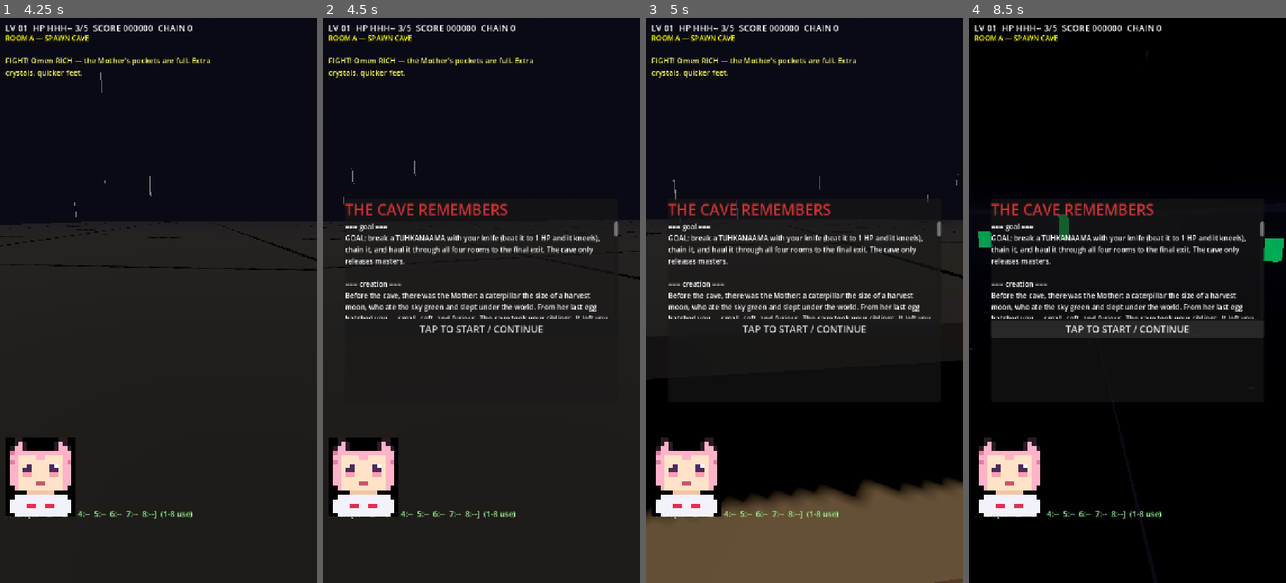
Above: before the commit, frames 1-4 (left to right).
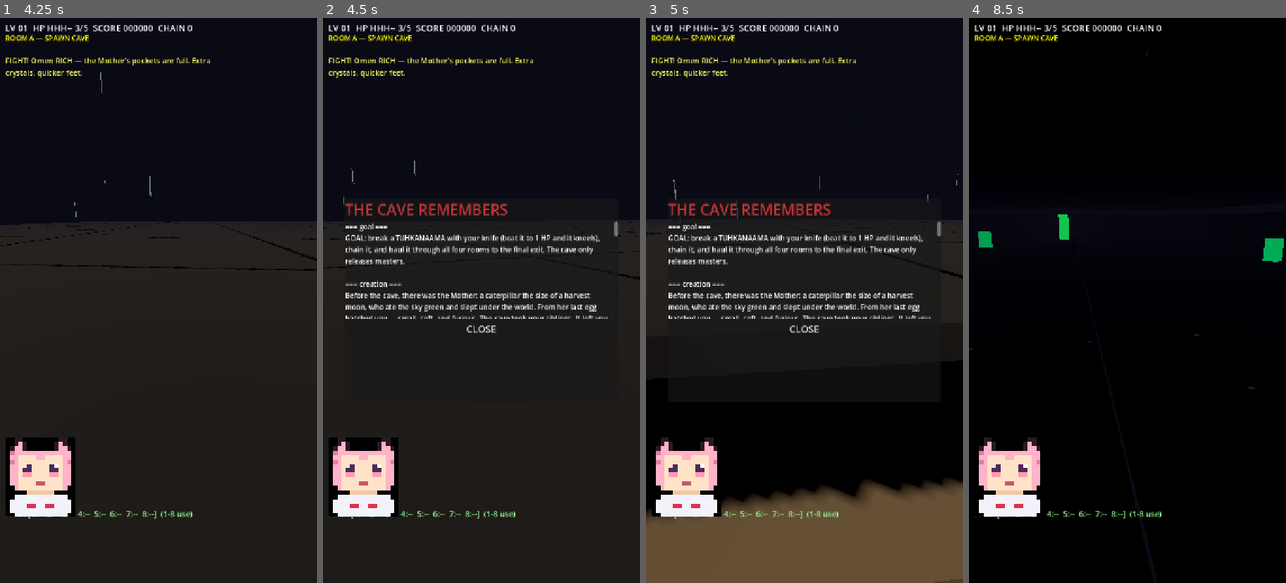
Above: after the commit, the same moments.

Repository: taistelupelto-rgb/tuomon-oma-videopeli
Game: Godot game, scene res://main.tscn
Same seed, same stepped clock (60 frames per second), same inputs: the game is played once before the commit and once after it.
Inputs (mouse positions are in pixels of both pictures, inside the frame that each line leads up to):
- Up to frame 1 (4.25 s): click "TAP TO START / CONTINUE" at 0.5 s; tap Enter at 1.25, 1.35 s; move the mouse to (228, 272) at 1.27 s; hold Right 1.28-2 s; click (228, 272) at 1.42 s; tap Space at 1.52 s; drag from (95, 328) to (142, 413) at 2.02 s; move the mouse to (190, 176) at 2.77 s; hold Right 2.78-3.5 s; tap R at 2.85 s; drag from (142, 413) to (63, 215) at 3.52 s
- Up to frame 2 (4.5 s): move the mouse to (576, 385) at 4.27 s; hold Left from 4.28 s (still down); tap C at 4.35 s
- Up to frame 3 (5 s): keep holding Left; tap Space at 4.52 s
- Up to frame 4 (8.5 s): release Left at 5 s; click "TAP TO START / CONTINUE" (after the commit: "CLOSE") at 5 s; click (1127, 328) at 5.75 s, where only the run before the commit has a clickable "TAP TO START / CONTINUE"; drag from (1032, 215) to (1079, 159) at 6.52 s; move the mouse to (1143, 300) at 7.27 s; hold S 7.28-8 s; tap 8 at 7.35 s; click (1143, 300) at 7.42 s; drag from (1079, 159) to (1064, 328) at 8.02 s

Frame 1 is identical in both runs. In frame 2, 0.3% of the frame differs, in the area x 30-70%, y 54-56%; in frame 3, 0.3%; in frame 4, 6.7%, in the area x 6-94%, y 32-57%.

Commit message:
fix: codex CLOSE button works on phone
Overlay button text parameterized, stray taps close codex.

Diff:
--- a/main.gd
+++ b/main.gd
@@ -1302,7 +1302,7 @@
 	title_panel = _overlay(layer, "CATERPILLAR: KNIFE OF THE MOTHER 3D", LORE_GOAL + "\n\n" + LORE_INTRO + "\n\nTap or ENTER to spawn. Left thumb move, right thumb look, KNIFE hold to slash.")
 	dead_panel = _overlay(layer, "YOU DIED", "The cave keeps the knife.\nTap or ENTER for a new cave.")
 	win_panel = _overlay(layer, "ENSLAVED AND DELIVERED!", "A chained tuhkanaama kneels at the glowing exit. The cave releases its master.\n\n" + LORE_OUTRO + "\nTap or ENTER for a new cave.")
-	codex_panel = _overlay(layer, "THE CAVE REMEMBERS", _codex_text())
+	codex_panel = _overlay(layer, "THE CAVE REMEMBERS", _codex_text(), "CLOSE")
 	pause_label = Label.new()
 	pause_label.text = "PAUSED — TAP, ENTER or P to resume"
 	pause_label.set_anchors_preset(Control.PRESET_CENTER)
@@ -1315,7 +1315,7 @@
 	layer.add_child(pause_label)
 	_build_touch()
 
-func _overlay(layer: CanvasLayer, title: String, body: String) -> PanelContainer:
+func _overlay(layer: CanvasLayer, title: String, body: String, btn_text: String = "TAP TO START / CONTINUE") -> PanelContainer:
 	var pc := PanelContainer.new()
 	pc.set_anchors_preset(Control.PRESET_CENTER)
 	pc.offset_left = -310
@@ -1343,7 +1343,7 @@
 	b.custom_minimum_size = Vector2(560, 0)
 	scroll.add_child(b)
 	var btn := Button.new()
-	btn.text = "TAP TO START / CONTINUE"
+	btn.text = btn_text
 	btn.add_theme_font_size_override("font_size", 22)
 	btn.focus_mode = Control.FOCUS_NONE
 	btn.pressed.connect(_on_overlay_button)
@@ -1358,6 +1358,9 @@
 	elif state == "play" and paused_game:
 		paused_game = false
 		_refresh_overlays()
+	else:
+		if is_instance_valid(codex_panel):
+			codex_panel.visible = false
 
 func _build_touch() -> void:
 	touch_layer = CanvasLayer.new()
